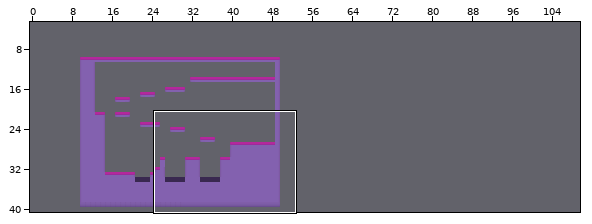
Tiled map: GXPEngine2023c/GXPEngine/bin/Debug/Level 0.tmx. Above: a wide view before the commit, with the close-up outlined.
Close-up. Old version:
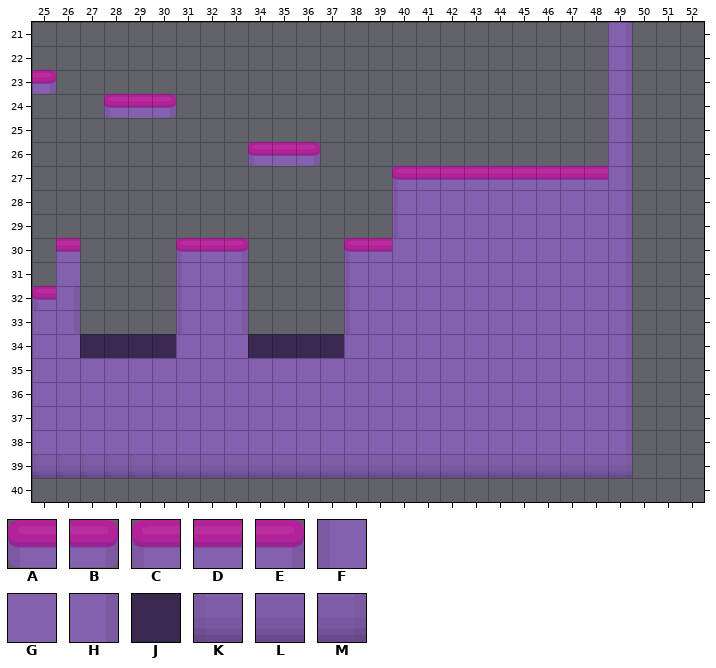
Cells are 64x64 px. Shown: x 25..52, y 21..40. The commit also changed other parts of the map, which this record leaves out. The old version is drawn lined up with the new one.
Key: from "Tileset": A 0, B 2, C 3, D 4, E 5, F 12, G 13, H 14, J 16, K 21, L 22, M 23.
_ is an empty cell.
Layer "Tile Layer 1" before, first column x 25:
21 ________________________H___
22 ________________________H___
23 B_______________________H___
24 ___ADB__________________H___
25 ________________________H___
26 _________ADB____________H___
27 _______________CDDDDDDDDH___
28 _______________FGGGGGGGGH___
29 _______________FGGGGGGGGH___
30 _D____CDE____CDGGGGGGGGGH___
31 _G____FGH____FGGGGGGGGGGH___
32 CH____FGH____FGGGGGGGGGGH___
33 GH____FGH____FGGGGGGGGGGH___
34 GGJJJJGGGJJJJGGGGGGGGGGGH___
35 GGGGGGGGGGGGGGGGGGGGGGGGH___
36 GGGGGGGGGGGGGGGGGGGGGGGGH___
37 GGGGGGGGGGGGGGGGGGGGGGGGH___
38 GGGGGGGGGGGGGGGGGGGGGGGGH___
39 KKKKKKLLLLLLLLLLLLLLLLLLM___
40 ____________________________
The same view after the edit:
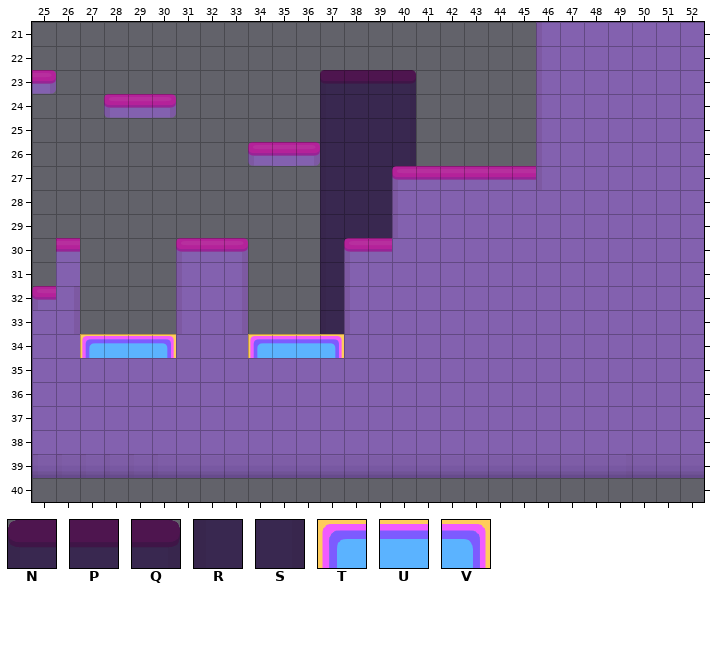
Further tiles: from "Tileset": N 6, P 7, Q 8, R 15, S 17, T 33, U 34, V 35.
Tiles of an added or newly shown layer are drawn over the layers below it.
Changes in this commit:
Changed rows in their new state; . is an unchanged cell.
map size 40x30 -> 130x40 cells (old content now starts at 10,10; both pictures use the new coordinates)
Layer "backg" (added):
first column x 37:
23 NPPQ
24 RJJS
25 RJJS
26 RJJS
27 RJJ.
28 RJJ.
29 RJJ.
30 R...
31 R...
32 R...
33 R...
Layer "Tile Layer 1":
first column x 27:
21 ...................FGG.GGG
22 ...................FGG.GGG
23 ...................FGG.GGG
24 ...................FGG.GGG
25 ...................FGG.GGG
26 ...................FGG.GGG
27 ...................FGG.GGG
28 .......................GGG
29 .......................GGG
30 .......................GGG
31 .......................GGG
32 .......................GGG
33 .......................GGG
34 TUUV...TUUV............GGG
35 .......................GGG
36 .......................GGG
37 .......................GGG
38 .......................GGG
39 .......................LLL
Boxes around the changes in both close-ups, in picture pixels (x1, y1, x2, y2):
changed: (536, 22, 608, 190)
added: (632, 22, 704, 478)
changed: (248, 70, 416, 358)
changed: (80, 334, 176, 358)
